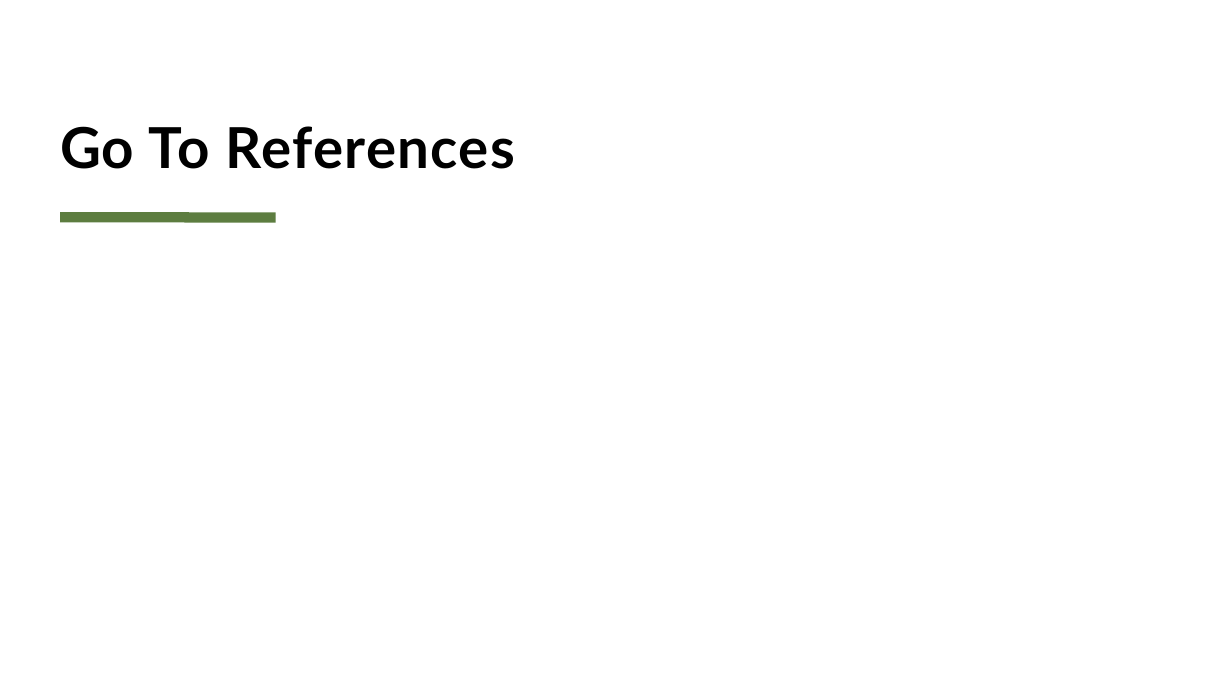
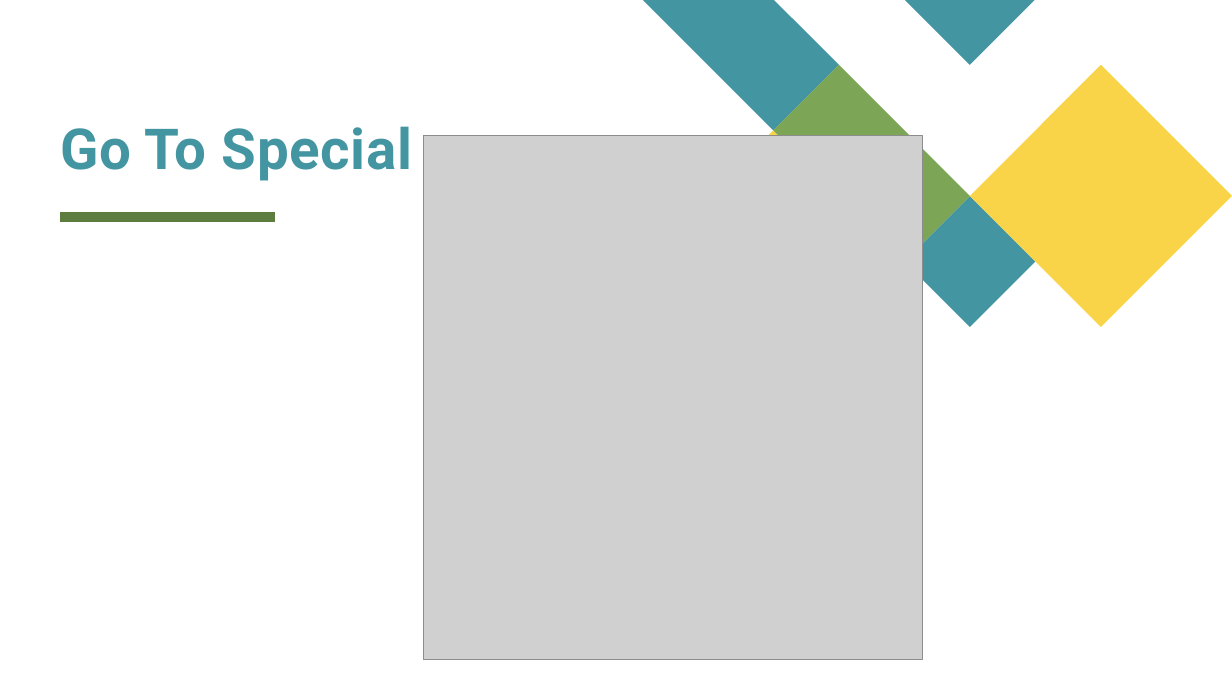
Before and after one commit to dalia2018/BrainStation, a slide deck: slide 4 of BrainStation/excel/excel Advanced prep/Excel AdvancedS8.pptx. Drawn at 1232x693 pixels with LibreOffice and Linux fonts; fonts in the diff are those of the drawing; grey boxes stand for pictures. Boxes give left, top, right and bottom in pixels: in the first picture for what was removed or moved away, otherwise in the second. Text is boxed around its words. In the diff, an @@ line names an element or a change of style, - is before the commit and + after.

```diff
--- a/BrainStation/excel/excel Advanced prep/Excel AdvancedS8.pptx
+++ b/BrainStation/excel/excel Advanced prep/Excel AdvancedS8.pptx
@@ group added at <box>643,0,1232,327</box>: 5 freeform shapes @@
@@ title at <box>60,126,412,181</box>: text changed; font Lato to Roboto; text colour #000000 to #4495A2 @@
-Go To References
+Go To Special
@@ picture added at <box>424,136,922,660</box> @@
```
Also in this commit, not shown: 6 other slides changed, 2 other files.
